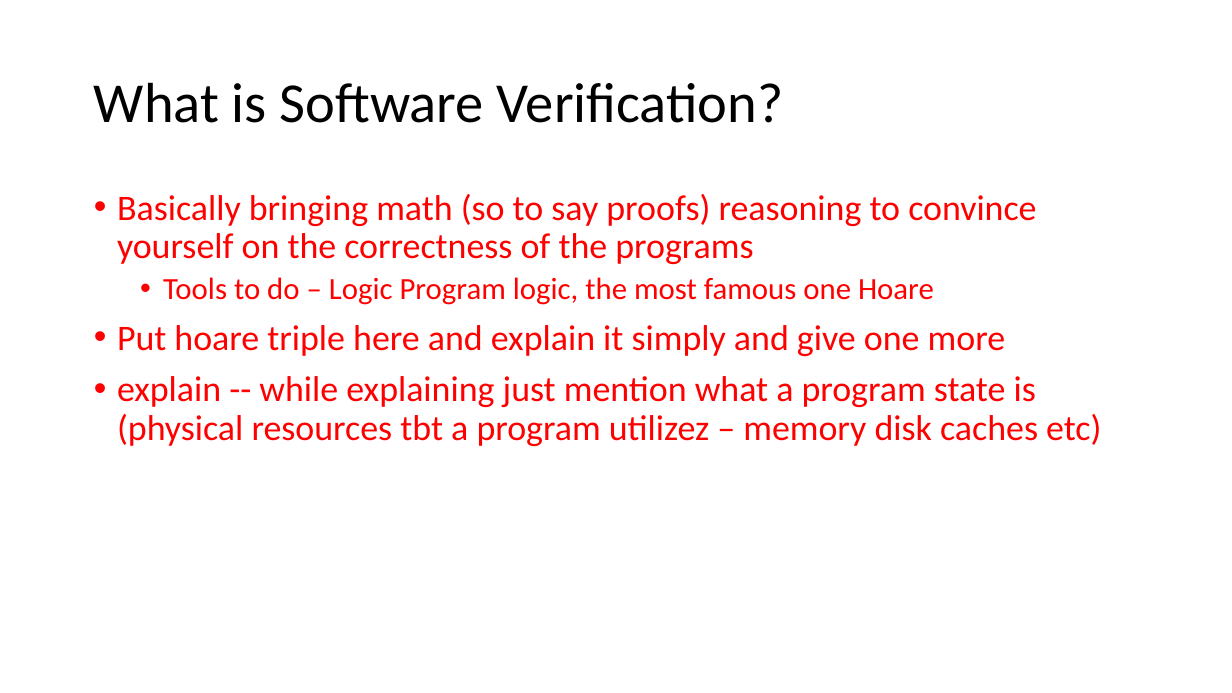
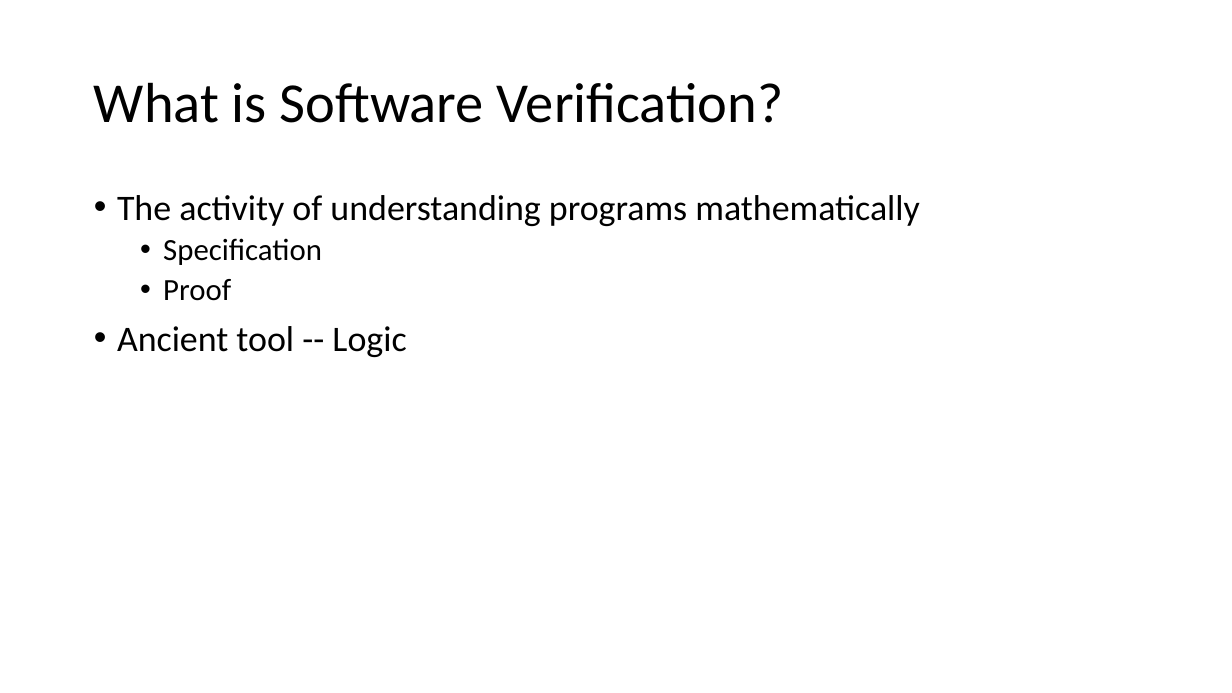
Before and after one commit to Contingent-Systems/modal_abstractions_presentations, a slide deck: slide 3 of thesis_proposal/proposal.pptx. Drawn at 1232x693 pixels with LibreOffice and Linux fonts; fonts in the diff are those of the drawing. Boxes give left, top, right and bottom in pixels: in the first picture for what was removed or moved away, otherwise in the second. Text is boxed around its words. In the diff, an @@ line names an element or a change of style, - is before the commit and + after.

```diff
--- a/thesis_proposal/proposal.pptx
+++ b/thesis_proposal/proposal.pptx
@@ text at box(117, 195, 920, 357): text changed; text colour #FF0000 to #000000 @@
-• Basically bringing math (so to say proofs) reasoning to convince yourself on the correctness of the programs
-  • Tools to do – Logic Program logic, the most famous one Hoare
-• Put hoare triple here and explain it simply and give one more
-• explain -- while explaining just mention what a program state is (physical resources tbt a program utilizez – memory disk caches etc)
+• The activity of understanding programs mathematically
+  • Specification
+  • Proof
+• Ancient tool -- Logic
```
Also in this commit, not shown: 4 other slides changed, 18 slides added, 3 slides removed.
